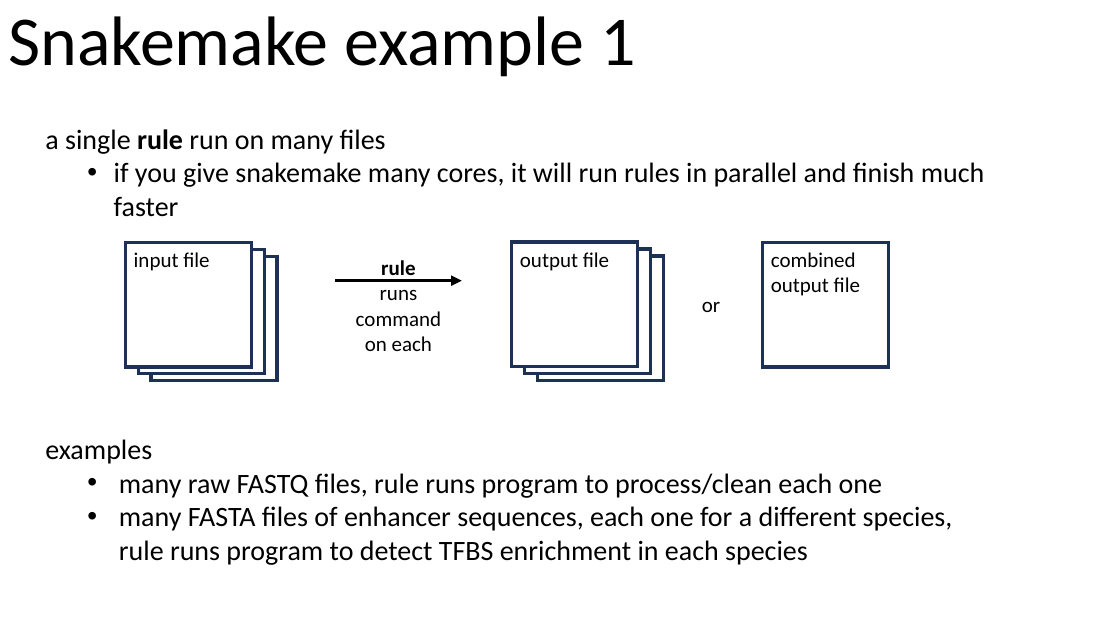
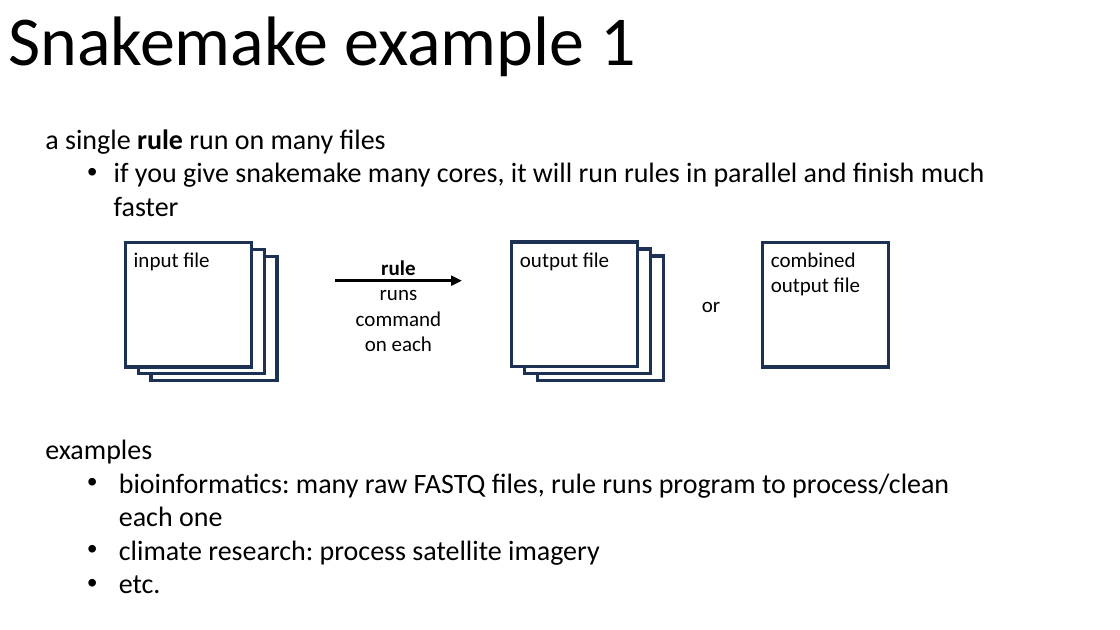
Before and after one commit to brian-arnold/intro_compbio_workflows_2024, a slide deck: slide 3 of slides/part2_snakemake.pptx. Drawn at 1120x630 pixels with LibreOffice and Linux fonts; fonts in the diff are those of the drawing. Boxes give left, top, right and bottom in pixels: in the first picture for what was removed or moved away, otherwise in the second. Text is boxed around its words. In the diff, an @@ line names an element or a change of style, - is before the commit and + after.

```diff
--- a/slides/part2_snakemake.pptx
+++ b/slides/part2_snakemake.pptx
@@ text at [119, 473, 949, 594]: text changed @@
-  • many raw FASTQ files, rule runs program to process/clean each one
-  • many FASTA files of enhancer sequences, each one for a different species, rule runs program to detect TFBS enrichment in each species
+  • bioinformatics: many raw FASTQ files, rule runs program to process/clean each one
+  • climate research: process satellite imagery
+  • etc.
```
Also in this commit, not shown: 4 other slides changed, 2 slides added, 1 slide removed.
